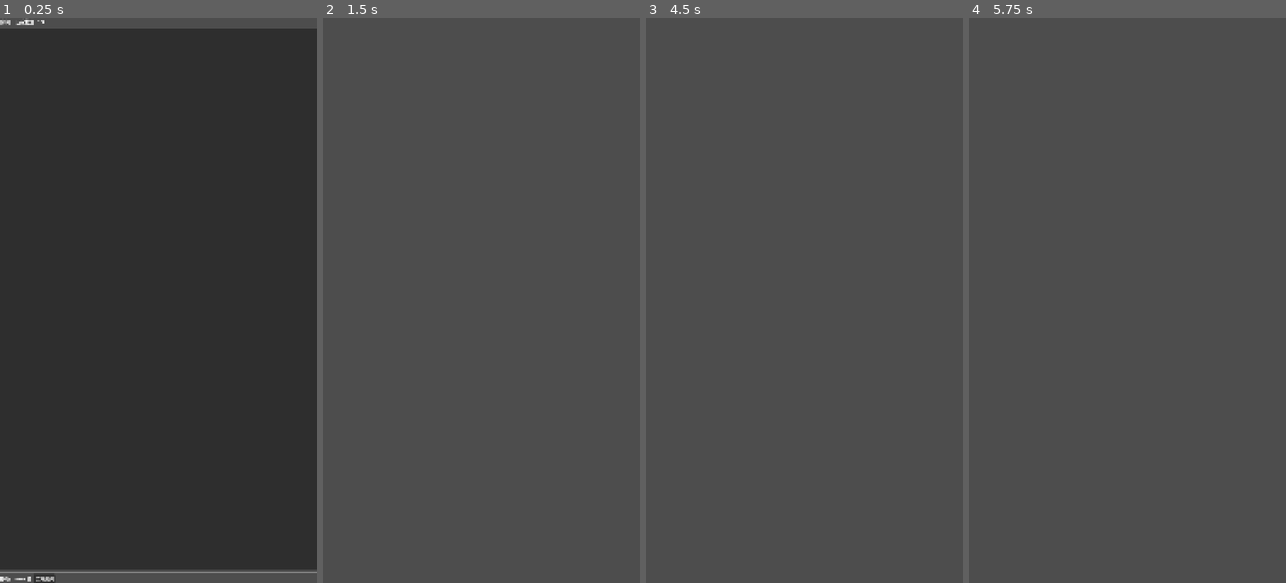
Above: before the commit, frames 1-4 (left to right).
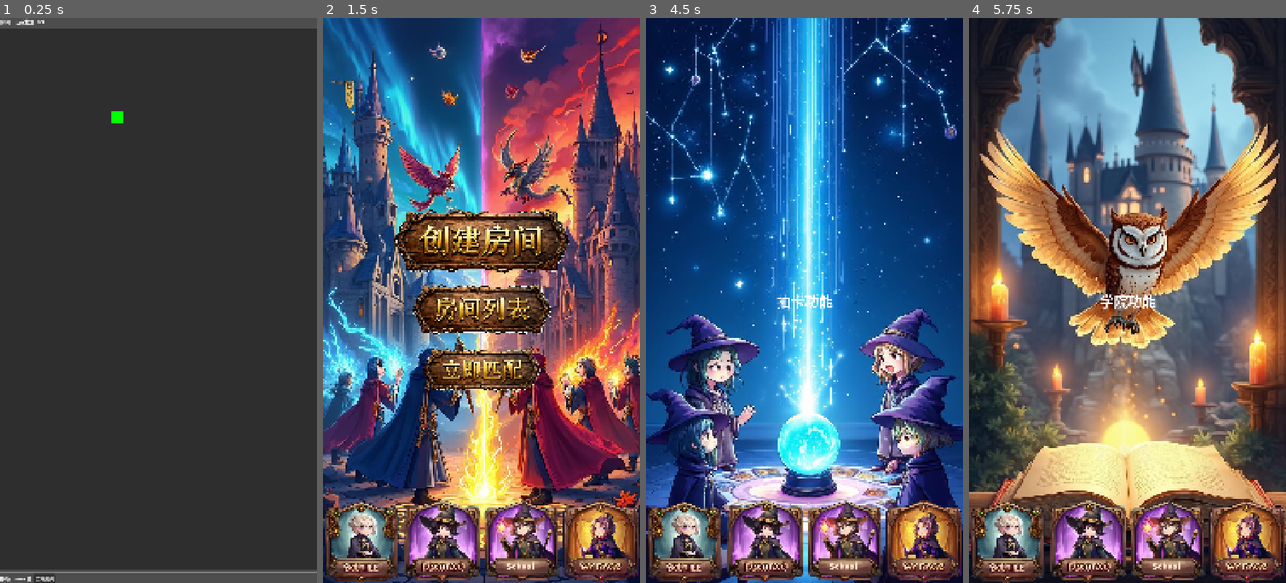
Above: after the commit, the same moments.

Repository: terrywang1985/godoroom
Game: Godot game, scene res://scenes/GameRoom.tscn
The game is run twice, just before and just after one commit, with the same random seed, the same clock (stepped at 60 frames per second) and the same inputs. This scene is started directly instead of the project's main scene.
Inputs (mouse positions are in pixels of both pictures, inside the frame that each line leads up to):
- Up to frame 1 (0.25 s): no input
- Up to frame 2 (1.5 s): click "离开房间" at 0.5 s; click (481, 238) at 1.27 s
- Up to frame 3 (4.5 s): click (804, 311) at 2.02 s; click (804, 368) at 2.77 s; click (684, 543) at 3.52 s; click (766, 543) at 4.27 s
- Up to frame 4 (5.75 s): click (1168, 543) at 5.02 s

The runs differ from the first frame. In frame 1, less than 0.1% of the frame differs, in the area x 11-39%, y 0-19%; in frame 2, 96%; in frame 3, 99%, in the area x 0-100%, y 0-100%; in frame 4, 91%.
Error before the commit: Invalid assignment of property or key 'visible' with value of type 'bool' on a base object of type 'null instance'. (res://scripts/GameRoom.gd:120)

Commit message:
退出房间

Diff:
--- a/gdclient/scenes/LobbyScreen.tscn
+++ b/gdclient/scenes/LobbyScreen.tscn
@@ -9,6 +9,9 @@
 [ext_resource type="Texture2D" path="res://assets/button_backgrounds/drawcard_btn.png" id="7_drawcard_btn"]
 [ext_resource type="Texture2D" path="res://assets/button_backgrounds/school_btn.png" id="8_school_btn"]
 [ext_resource type="Texture2D" path="res://assets/button_backgrounds/mypage_btn.png" id="9_mypage_btn"]
+[ext_resource type="Texture2D" path="res://assets/button_backgrounds/create_room_btn.png" id="10_create_room_btn"]
+[ext_resource type="Texture2D" path="res://assets/button_backgrounds/room_list_btn.png" id="11_room_list_btn"]
+[ext_resource type="Texture2D" path="res://assets/button_backgrounds/match_btn.png" id="12_match_btn"]
 
 [node name="LobbyScreen" type="Control"]
 layout_mode = 3
@@ -82,31 +85,34 @@
 offset_right = 200.0
 offset_bottom = 150.0
 
-[node name="CreateRoomButton" type="Button" parent="ContentContainer/BattleContent/BattleMenu"]
+[node name="CreateRoomButton" type="TextureButton" parent="ContentContainer/BattleContent/BattleMenu"]
 layout_mode = 2
 custom_minimum_size = Vector2(400, 80)
-theme_override_font_sizes/font_size = 28
-text = "创建房间"
+texture_normal = ExtResource("10_create_room_btn")
+expand_mode = 2
+stretch_mode = 5
 
 [node name="Spacer1" type="Control" parent="ContentContainer/BattleContent/BattleMenu"]
 layout_mode = 2
 custom_minimum_size = Vector2(0, 20)
 
-[node name="RefreshButton" type="Button" parent="ContentContainer/BattleContent/BattleMenu"]
+[node name="RefreshButton" type="TextureButton" parent="ContentContainer/BattleContent/BattleMenu"]
 layout_mode = 2
 custom_minimum_size = Vector2(400, 80)
-theme_override_font_sizes/font_size = 28
-text = "房间列表"
+texture_normal = ExtResource("11_room_list_btn")
+expand_mode = 2
+stretch_mode = 5
 
 [node name="Spacer2" type="Control" parent="ContentContainer/BattleContent/BattleMenu"]
 layout_mode = 2
 custom_minimum_size = Vector2(0, 20)
 
-[node name="QuickMatchButton" type="Button" parent="ContentContainer/BattleContent/BattleMenu"]
+[node name="QuickMatchButton" type="TextureButton" parent="ContentContainer/BattleContent/BattleMenu"]
 layout_mode = 2
 custom_minimum_size = Vector2(400, 80)
-theme_override_font_sizes/font_size = 28
-text = "立即匹配"
+texture_normal = ExtResource("12_match_btn")
+expand_mode = 2
+stretch_mode = 5
 
 [node name="DrawContent" type="Control" parent="ContentContainer"]
 layout_mode = 1
@@ -220,27 +226,6 @@
 expand_mode = 2
 stretch_mode = 5
 
-[node name="CreateRoomDialog" type="AcceptDialog" parent="."]
-title = "创建房间"
-initial_position = 1
-size = Vector2i(600, 300)
-
-[node name="VBoxContainer" type="VBoxContainer" parent="CreateRoomDialog"]
-offset_left = 8.0
-offset_top = 8.0
-offset_right = 592.0
-offset_bottom = 250.0
-
-[node name="Label" type="Label" parent="CreateRoomDialog/VBoxContainer"]
-layout_mode = 2
-theme_override_font_sizes/font_size = 36
-text = "房间名称:"
-
-[node name="RoomNameInput" type="LineEdit" parent="CreateRoomDialog/VBoxContainer"]
-layout_mode = 2
-theme_override_font_sizes/font_size = 32
-placeholder_text = "输入房间名称"
-
 [connection signal="pressed" from="ContentContainer/BattleContent/BattleMenu/CreateRoomButton" to="." method="_on_create_room_button_pressed"]
 [connection signal="pressed" from="ContentContainer/BattleContent/BattleMenu/RefreshButton" to="." method="_on_refresh_button_pressed"]
 [connection signal="pressed" from="ContentContainer/BattleContent/BattleMenu/QuickMatchButton" to="." method="_on_quick_match_button_pressed"]
@@ -248,4 +233,3 @@
 [connection signal="pressed" from="TabBar/DrawTab" to="." method="_on_draw_tab_pressed"]
 [connection signal="pressed" from="TabBar/SchoolTab" to="." method="_on_school_tab_pressed"]
 [connection signal="pressed" from="TabBar/MyTab" to="." method="_on_my_tab_pressed"]
-[connection signal="confirmed" from="CreateRoomDialog" to="." method="_on_create_room_dialog_confirmed"]
--- a/gdclient/scripts/GameRoom.gd
+++ b/gdclient/scripts/GameRoom.gd
@@ -17,6 +17,9 @@
 	GameStateManager.player_joined.connect(_on_player_joined)
 	GameStateManager.player_left.connect(_on_player_left)
 	GameStateManager.player_position_updated.connect(_on_player_position_updated)
+
+	# 自动设置房间
+	setup_room()
 
 func setup_room():
 	# 设置房间信息
@@ -113,11 +116,16 @@
 	player_count_label.text = "玩家数量: %d/4" % total_players
 
 func _on_leave_button_pressed():
-	# 离开房间逻辑
+	print("离开房间")
 	_cleanup_room()
-	GameStateManager.set_state(GameStateManager.State.LOBBY)
-	visible = false
-	get_parent().get_node("WaitingLabel").visible = true
+
+	# 通知网络管理器和状态管理器
+	if NetworkManager.has_method("leave_room"):
+		NetworkManager.leave_room()
+	GameStateManager.leave_room()
+
+	# 返回大厅界面
+	get_tree().change_scene_to_file("res://scenes/LobbyScreen.tscn")
 
 func _cleanup_room():
 	# 清理玩家节点
@@ -128,3 +136,5 @@
 	for player_node in remote_players.values():
 		player_node.queue_free()
 	remote_players.clear()
+
+	print("房间清理完成")
--- a/gdclient/scripts/GameState.gd
+++ b/gdclient/scripts/GameState.gd
@@ -29,6 +29,13 @@
 	NetworkManager.room_created.connect(_on_room_created)
 	NetworkManager.room_joined.connect(_on_room_joined)
 	NetworkManager.room_state_updated.connect(_on_room_state_updated)
+
+func leave_room():
+	"""离开当前房间"""
+	current_room.clear()
+	players_in_room.clear()
+	set_state(State.LOBBY)
+	print("已离开房间，返回大厅")
 
 func _on_auth_success(user_info: Dictionary):
 	local_player_id = user_info.uid
--- a/gdclient/scripts/LobbyScreen.gd
+++ b/gdclient/scripts/LobbyScreen.gd
@@ -1,9 +1,5 @@
 extends Control
 
-@onready var create_room_dialog = $CreateRoomDialog
-@onready var room_name_input = $CreateRoomDialog/VBoxContainer/RoomNameInput
-
-# 背景节点
 @onready var battle_bg = $BackgroundContainer/BattleBG
 @onready var draw_bg = $BackgroundContainer/DrawBG
 @onready var school_bg = $BackgroundContainer/SchoolBG
@@ -79,9 +75,27 @@
 
 # 创建房间按钮事件
 func _on_create_room_button_pressed():
-	create_room_dialog.popup_centered()
-	room_name_input.text = ""
-	room_name_input.grab_focus()
+	# 自动生成房间名，无需用户输入
+	var auto_room_name = _generate_room_name()
+	print("自动创建房间: ", auto_room_name)
+	NetworkManager.create_room(auto_room_name)
+
+# 自动生成房间名
+func _generate_room_name() -> String:
+	# 获取当前时间用于生成唯一房间名
+	var time = Time.get_unix_time_from_system()
+	var room_names = [
+		"决战之巅",
+		"王者对决",
+		"巅峰较量",
+		"荣耀战场",
+		"传说竞技场",
+		"无敌战神",
+		"至尊对战"
+	]
+	# 随机选择一个酷炫的房间名
+	var random_name = room_names[randi() % room_names.size()]
+	return random_name + "_%d" % (int(time) % 10000)
 
 # 房间列表按钮事件
 func _on_refresh_button_pressed():
@@ -113,14 +127,6 @@
 	print("收到房间列表: ", rooms.size(), "个房间")
 	# TODO: 显示房间列表界面
 
-func _on_create_room_dialog_confirmed():
-	var room_name = room_name_input.text.strip_edges()
-	if room_name.is_empty():
-		return
-
-	print("创建房间: ", room_name)
-	NetworkManager.create_room(room_name)
-
 func _on_room_created(room: Dictionary):
 	print("房间创建成功，进入房间: ", room.get("name", ""))
 	_show_game_room()
@@ -130,9 +136,9 @@
 	_show_game_room()
 
 func _show_game_room():
-	print("切换到卡牌游戏房间")
-	# 直接切换到卡牌游戏场景
-	get_tree().change_scene_to_file("res://scenes/CardGameRoom.tscn")
+	print("切换到游戏房间（可移动状态）")
+	# 切换到可以移动的游戏房间场景
+	get_tree().change_scene_to_file("res://scenes/GameRoom.tscn")
 
 func _on_player_joined(player_info: Dictionary):
 	print("玩家加入房间: ", player_info.name)
--- a/gdclient/scripts/NetworkManager.gd
+++ b/gdclient/scripts/NetworkManager.gd
@@ -203,6 +203,8 @@
 			_handle_create_room_response_protobuf(msg_data)
 		11: # JOIN_ROOM_RESPONSE
 			_handle_join_room_response_protobuf(msg_data)
+		13: # LEAVE_ROOM_RESPONSE
+			_handle_leave_room_response_protobuf(msg_data)
 		14: # ROOM_STATE_NOTIFICATION
 			_handle_room_state_notification_protobuf(msg_data)
 		15: # GAME_STATE_NOTIFICATION
@@ -298,6 +300,21 @@
 	else:
 		print("加入房间失败")
 
+func _handle_leave_room_response_protobuf(data: PackedByteArray):
+	var response = GameProto.LeaveRoomResponse.new()
+	var parse_result = response.from_bytes(data)
+
+	if parse_result != GameProto.PB_ERR.NO_ERRORS:
+		print("LeaveRoomResponse 解析失败: ", parse_result)
+		return
+
+	var ret = response.get_ret()
+	if ret == 0:  # ErrorCode.OK
+		print("离开房间成功")
+		current_room_id = ""
+	else:
+		print("离开房间失败")
+
 func _handle_room_state_notification_protobuf(data: PackedByteArray):
 	# 对于 ROOM_STATE_NOTIFICATION，可能需要使用具体的通知类型
 	# 这里暂时使用简化处理
@@ -390,6 +407,21 @@
 	var proto_bytes = request.to_bytes()
 	send_message(10, proto_bytes)  # JOIN_ROOM_REQUEST = 10
 
+# 离开房间
+func leave_room():
+	if current_room_id.is_empty():
+		print("没有当前房间ID，无法离开房间")
+		return
+
+	var request = GameProto.LeaveRoomRequest.new()
+	request.set_playerId(str(user_uid))
+	var proto_bytes = request.to_bytes()
+	send_message(12, proto_bytes)  # LEAVE_ROOM_REQUEST = 12
+	print("发送离开房间请求，房间ID: ", current_room_id)
+
+	# 清空当前房间ID
+	current_room_id = ""
+
 # 发送玩家位置更新
 func send_player_position(position: Vector2):
 	if current_room_id.is_empty():
Binary file added: gdclient/assets/button_backgrounds/create_room_btn.png
Not shown, added: gdclient/assets/button_backgrounds/create_room_btn.png.import
Binary file added: gdclient/assets/button_backgrounds/match_btn.png
Not shown, added: gdclient/assets/button_backgrounds/match_btn.png.import
Binary file added: gdclient/assets/button_backgrounds/room_list_btn.png
Not shown, added: gdclient/assets/button_backgrounds/room_list_btn.png.import
Not shown: 1 places in gdclient/scenes/LobbyScreen.tscn that only renumber resources
Not shown, changed: gdserver/server/bin/battle-server.exe
Not shown, changed: gdserver/server/bin/game-server.exe
Not shown, changed: gdserver/server/src/servers/battle/main.go
Not shown, changed: gdserver/server/src/servers/battle/room.go
Not shown, changed: gdserver/server/src/servers/game/msg_leave_room.go
(and 1 more such lines)
